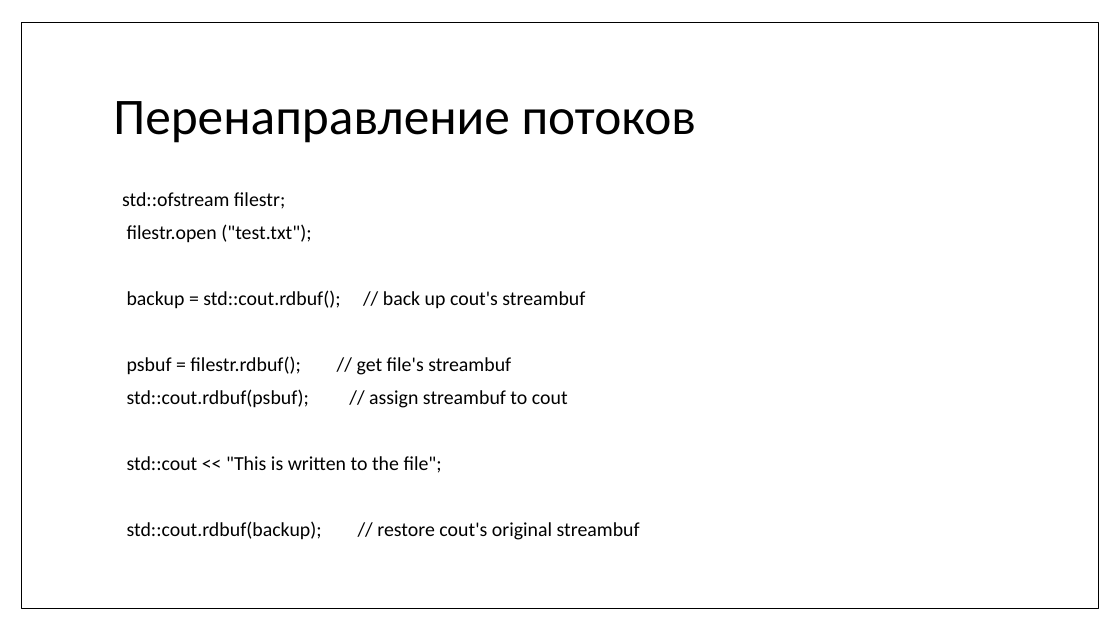
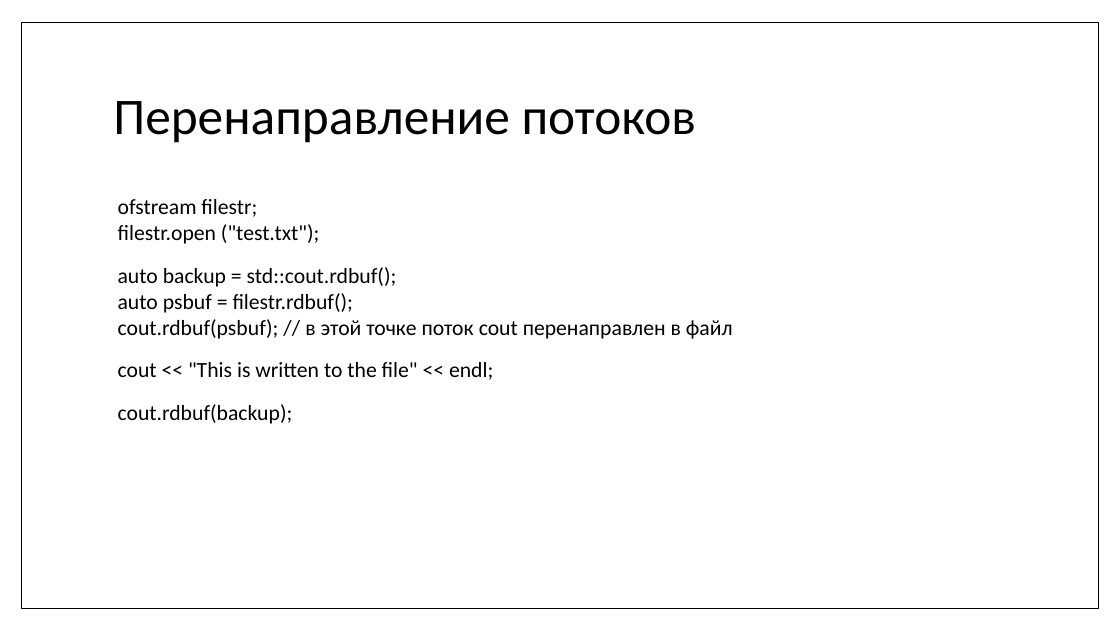
Before and after one commit to MIPT-ILab/cpp-lects-rus, a slide deck: slide 55 of slides/lec2-5-iostreams-locales.pptx (slide 18 before the commit). Drawn at 1120x630 pixels with LibreOffice and Linux fonts; fonts in the diff are those of the drawing. Boxes give left, top, right and bottom in pixels: in the first picture for what was removed or moved away, otherwise in the second. Text is boxed around its words. In the diff, an @@ line names an element or a change of style, - is before the commit and + after.

```diff
--- a/slides/lec2-5-iostreams-locales.pptx
+++ b/slides/lec2-5-iostreams-locales.pptx
@@ text at box(118, 199, 733, 424): text changed; size 17.1 to 18.6 pt @@
-std::ofstream filestr;
-filestr.open ("test.txt");
-backup = std::cout.rdbuf(); // back up cout's streambuf
-psbuf = filestr.rdbuf(); // get file's streambuf
-std::cout.rdbuf(psbuf); // assign streambuf to cout
-std::cout << "This is written to the file";
-std::cout.rdbuf(backup); // restore cout's original streambuf
+ofstream filestr;
+filestr.open ("test.txt");
+auto backup = std::cout.rdbuf();
+auto psbuf = filestr.rdbuf();
+cout.rdbuf(psbuf); // в этой точке поток cout перенаправлен в файл
+cout << "This is written to the file" << endl;
+cout.rdbuf(backup);
```
Also in this commit, not shown: 15 other slides changed, 44 slides added, 1 slide removed, 1 other file.
